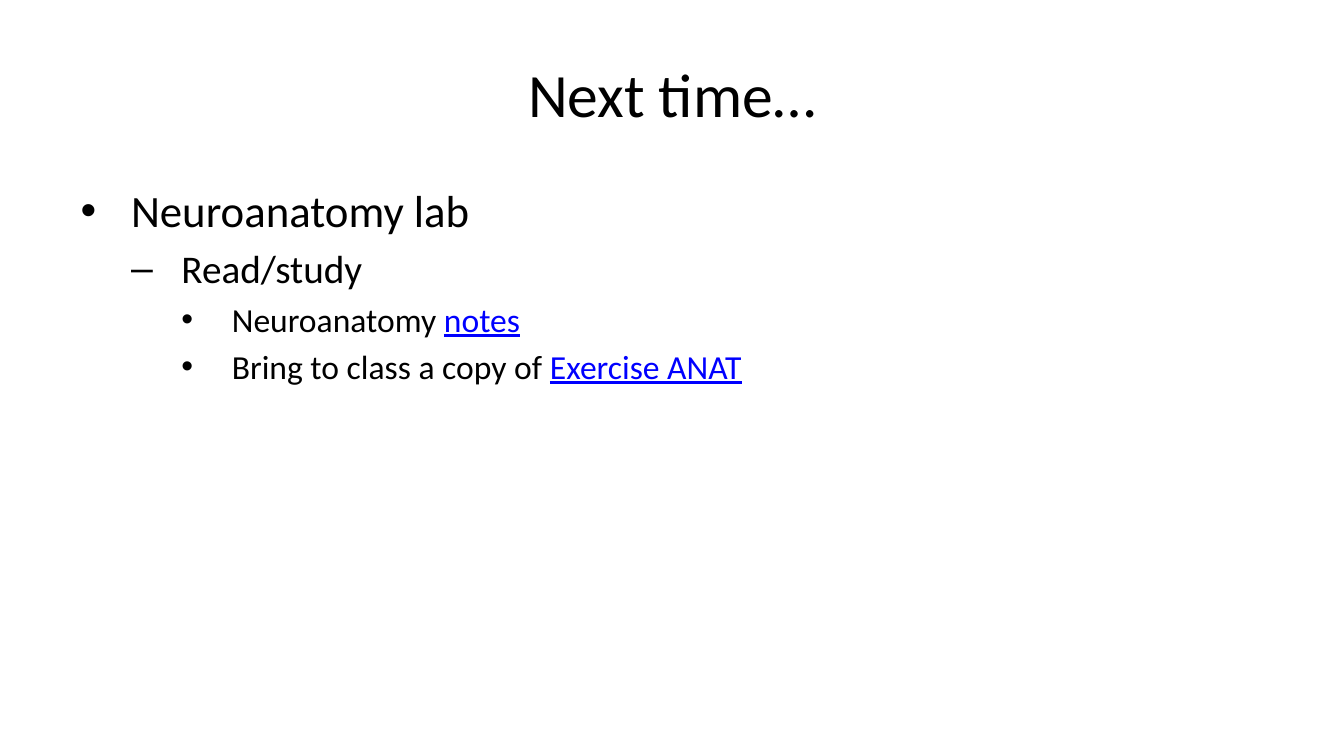
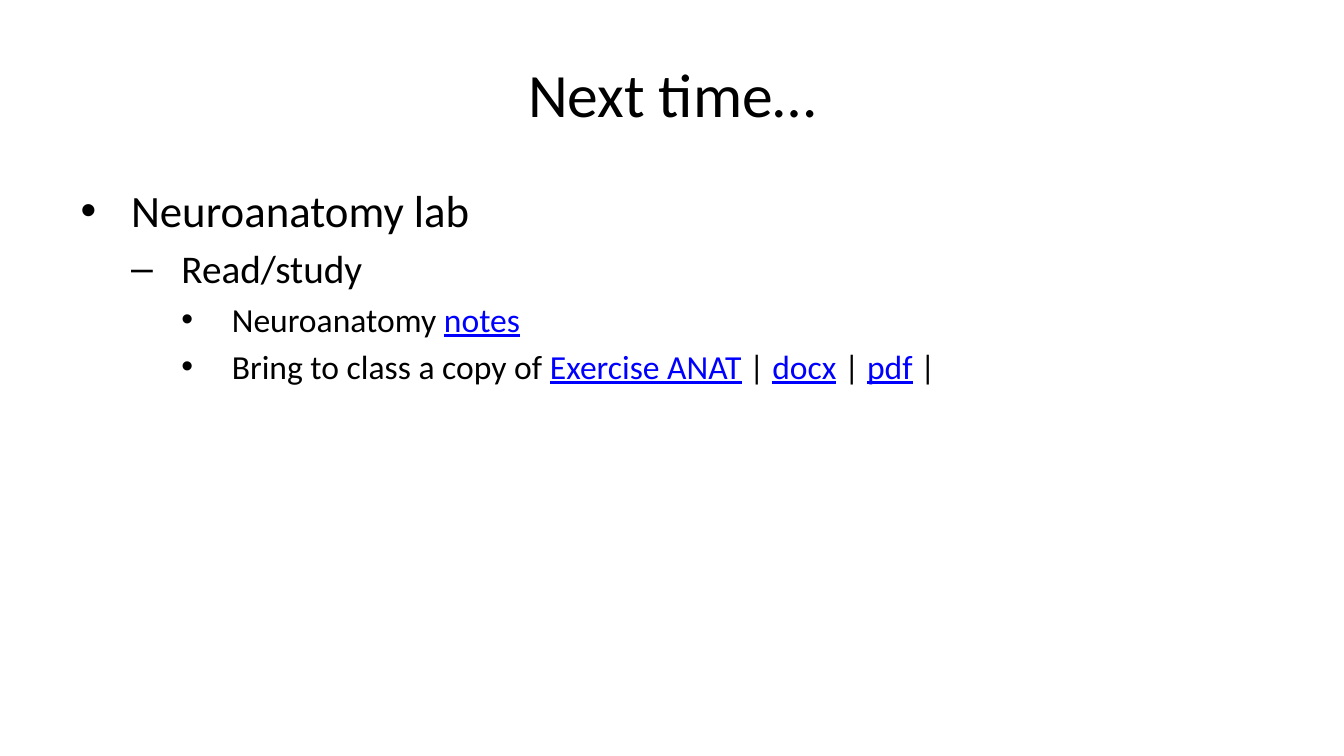
Before and after one commit to psu-psychology/psy-511-scan-fdns-2026-spring, a slide deck: slide 76 of docs/slides/wk-01-2026-01-15-intro.pptx. Drawn at 1344x756 pixels with LibreOffice and Linux fonts; fonts in the diff are those of the drawing. Boxes give left, top, right and bottom in pixels: in the first picture for what was removed or moved away, otherwise in the second. Text is boxed around its words. In the diff, an @@ line names an element or a change of style, - is before the commit and + after.

Commit message:
Fix broken link in wk-01 slides.

```diff
--- a/docs/slides/wk-01-2026-01-15-intro.pptx
+++ b/docs/slides/wk-01-2026-01-15-intro.pptx
@@ text at [232,355,912,385]: text changed @@
-    • Bring to class a copy of Exercise ANAT
+    • Bring to class a copy of Exercise ANAT | docx | pdf |
```
Also in this commit, not shown: 32 other files.
